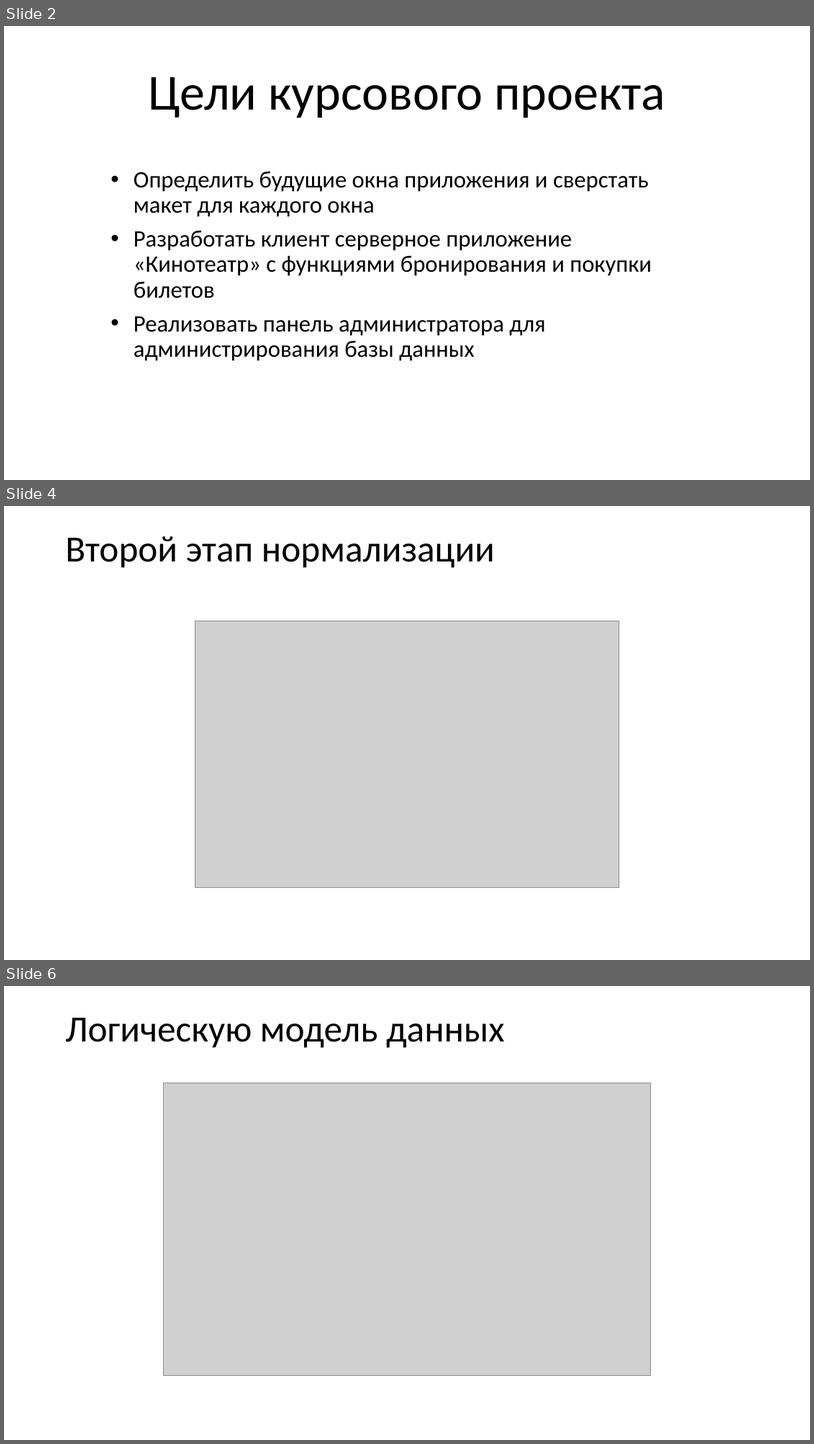
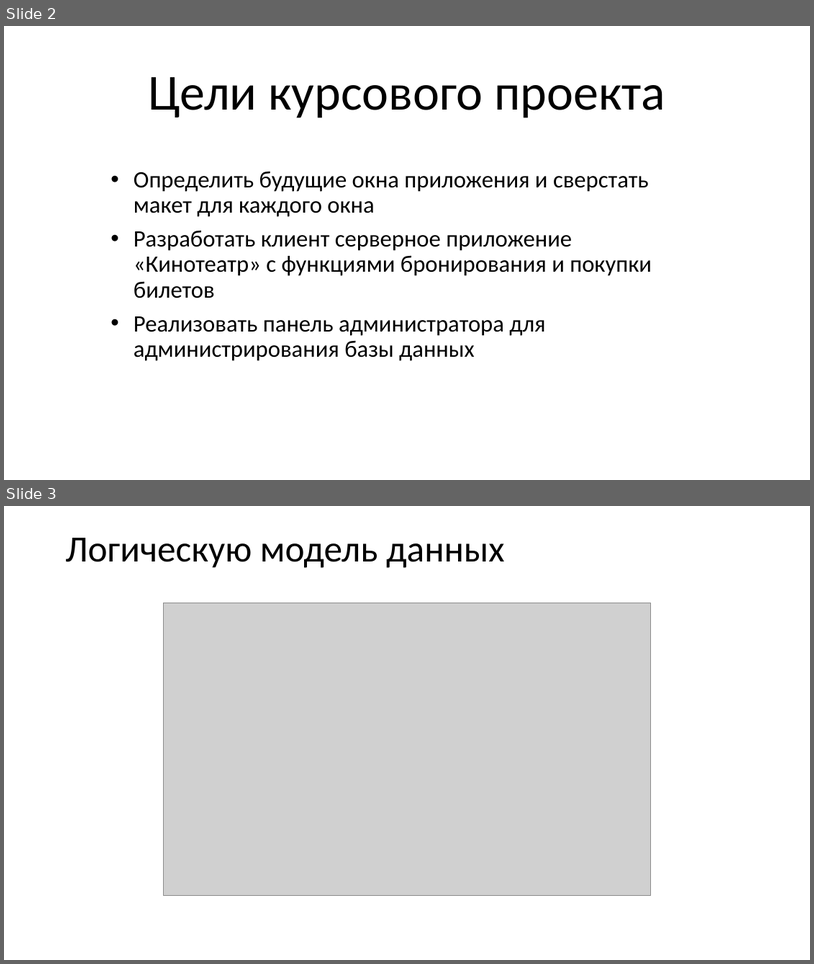
Before and after one commit to 1NiKuz1/Cinema, a slide deck: Материалы/Презентация к курсовому проекту.pptx. Shown one above the other, each under a label of ours: slides 2, 4 and 6 before the commit, slides 2 and 3 after it; the slides between them are not shown. The pictures are 814x1444 and 814x964 pixels, drawn with LibreOffice and Linux fonts; fonts in the diff are those of the drawing; grey boxes stand for pictures. Boxes give left, top, right and bottom in pixels: in the first picture for what was removed or moved away, otherwise in the second. Text is boxed around its words. In the diff, an @@ line names an element or a change of style, - is before the commit and + after.

```diff
--- a/Материалы/Презентация к курсовому проекту.pptx
+++ b/Материалы/Презентация к курсовому проекту.pptx
@@ slide 4 removed at bbox=[4, 506, 810, 960], background #FFFFFF @@
@@ title removed at bbox=[65, 536, 495, 568] @@
-Второй этап нормализации
@@ picture removed at bbox=[196, 621, 619, 888] @@
@@ what was slide 6 is now slide 3 @@
```
Also in this commit, not shown: 10 other slides removed, 9 other files.
